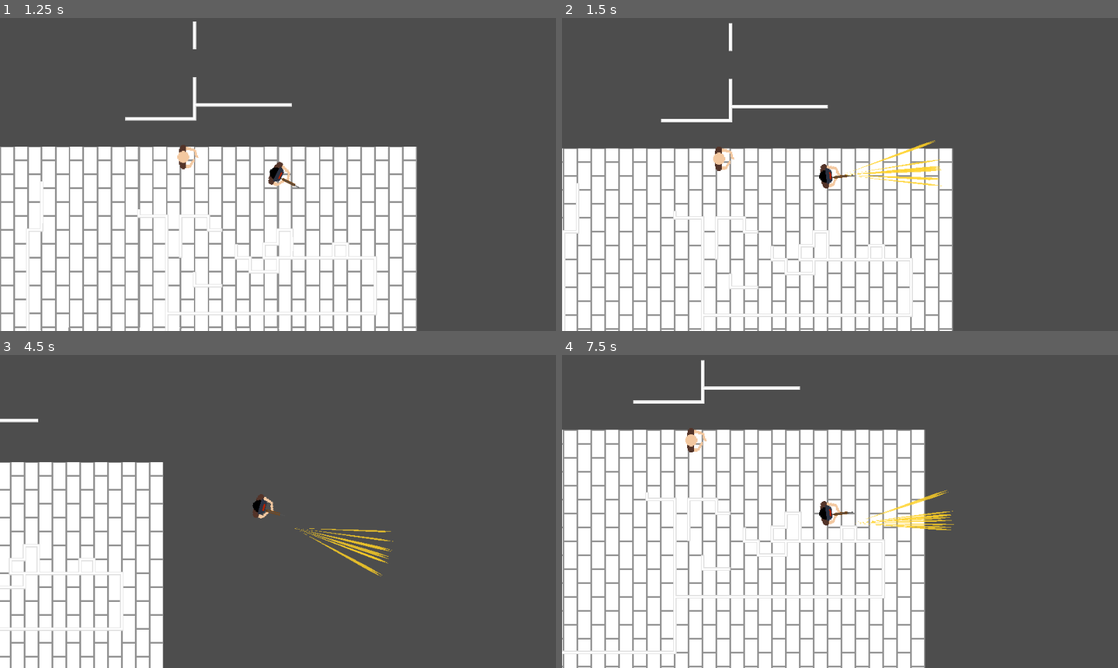
Above: before the commit, frames 1-4 (two rows, left to right).
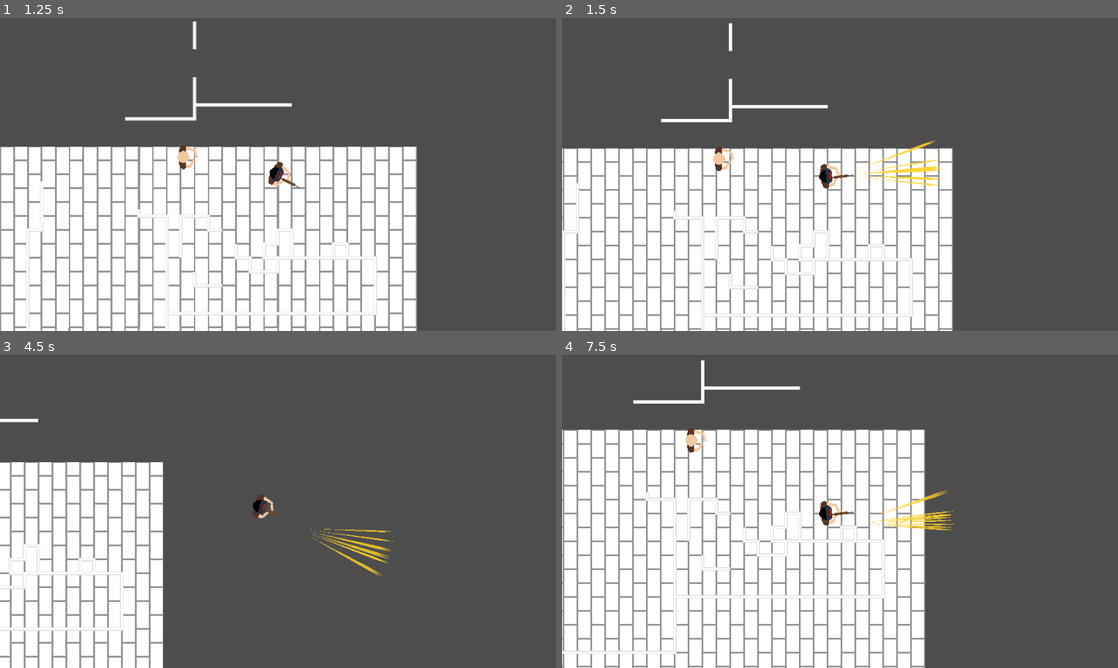
Above: after the commit, the same moments.

Repository: sparkworm/CookieJam
Game: Godot game, scene res://scenes/main.tscn
Same seed, same stepped clock (60 frames per second), same inputs: the game is played once before the commit and once after it.
Inputs (mouse positions are in pixels of both pictures, inside the frame that each line leads up to):
- Up to frame 1 (1.25 s): click "Start Game" at 0.5 s
- Up to frame 2 (1.5 s): tap Enter at 1.25 s; move the mouse to (962, 158) at 1.27 s; hold D (move_right) from 1.28 s (still down); click (962, 158) at 1.35 s
- Up to frame 3 (4.5 s): move the mouse to (166, 527) at 2.02 s; release D (move_right) at 2.03 s; hold S (move_down) 2.03-2.78 s; right-click (166, 527) at 2.1 s; move the mouse to (333, 442) at 2.77 s; hold D (move_right) 2.78-3.53 s; click (333, 442) at 2.85 s; move the mouse to (250, 574) at 3.52 s; hold W (move_up) 3.53-4.28 s; right-click (250, 574) at 3.6 s; move the mouse to (444, 558) at 4.27 s; hold A (move_left) from 4.28 s (still down); click (444, 558) at 4.35 s
- Up to frame 4 (7.5 s): tap R (reload) at 4.9 s; move the mouse to (673, 464) at 5.02 s; right-click (673, 464) at 5.1 s; move the mouse to (867, 511) at 5.77 s; release A (move_left) at 5.78 s; hold S (move_down) 5.78-6.53 s; click (867, 511) at 5.85 s; move the mouse to (756, 433) at 6.52 s; hold D (move_right) 6.53-7.28 s; right-click (756, 433) at 6.6 s; tap Space at 7.25 s; move the mouse to (962, 495) at 7.27 s; hold W (move_up) from 7.28 s (still down); click (962, 495) at 7.35 s

Frame 1 is identical in both runs. In frame 2, 0.1% of the frame differs, in the area x 50-67%, y 40-54%; in frame 3, 0.1%, in the area x 53-70%, y 55-68%; in frame 4, 0.1%.

Commit message:
Fixed a couple slight issues with Bullet and BulletTrail.  There is another problem I am about to address, but it requires some reorganization of Bullet.

Diff:
--- a/scenes/levels/level.gd
+++ b/scenes/levels/level.gd
@@ -18,4 +18,4 @@
 	bullet.initialize(pos, dir, bullet_data)
 	var bullet_trail: BulletTrail = BULLET_TRAIL.instantiate()
 	projectiles.add_child(bullet_trail)
-	bullet_trail.bullet = bullet
+	bullet_trail.initialize(bullet)
--- a/scenes/projectiles/bullet.gd
+++ b/scenes/projectiles/bullet.gd
@@ -29,7 +29,13 @@
 
 ## TODO: implement damaging
 func handle_collision() -> void:
-	bullet_collided.emit(get_collider())
+	# TODO: this doesn't seem to be working at stopping the bullets from visually penetrating, fix
+	position = get_collision_point()
+	print(position)
+	var collider: Object = get_collider()
+	if collider.has_method("take_hit"):
+		collider.take_hit(damage)
+	bullet_collided.emit(collider)
 	despawn()
 
 ## Potentially handle any odd behavior with despawning
--- a/scenes/projectiles/bullet_trail.gd
+++ b/scenes/projectiles/bullet_trail.gd
@@ -16,19 +16,19 @@
 	bullet = target
 	bullet.bullet_collided.connect(handle_collision)
 
-func _process(_delta: float) -> void:
+func _physics_process(_delta: float) -> void:
 	if not has_collided:
 		# if the bullet is null, that means it has been despawned (not collided)
 		# in this case we may as well despawn the trail instantly
 		if bullet != null:
 			follow_bullet()
 		else:
-			#push_warning("Warning in BulletTrail: bullet is null")
 			queue_free()
 	else:
 		# delete if we have no more points
 		if points.size() == 0:
 			queue_free()
+			return
 		# removed oldest point to create effect of tail shrinking
 		remove_point(0)
 
